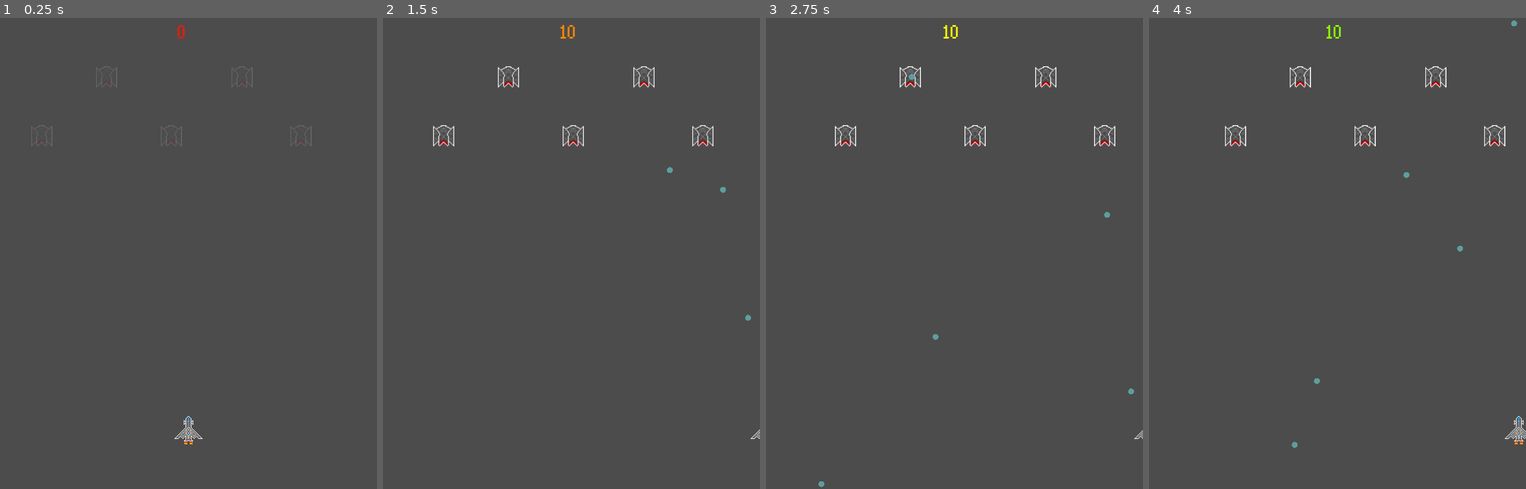
Above: before the commit, frames 1-4 (left to right).
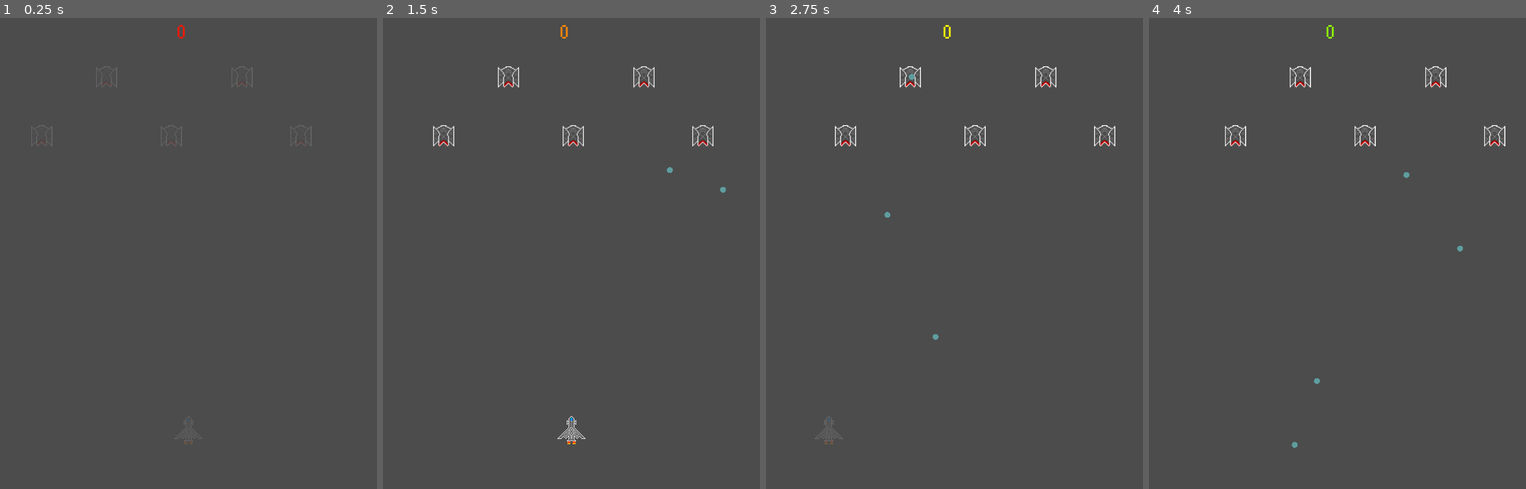
Above: after the commit, the same moments.

Repository: CAABAG/Pixel-Invaders
Game: Godot game, scene res://res/scenes/Main.tscn
The game is run twice, just before and just after one commit, with the same random seed, the same clock (stepped at 60 frames per second) and the same inputs. The project has no main scene, so this scene is started directly.
Inputs (mouse positions are in pixels of both pictures, inside the frame that each line leads up to):
- Up to frame 1 (0.25 s): no input
- Up to frame 2 (1.5 s): move the mouse to (654, 229) at 0.52 s; hold Right (ui_right) 0.53-1.28 s; hold Ctrl 0.53-1.28 s; click (654, 229) at 0.67 s; tap Space at 0.77 s; move the mouse to (496, 277) at 1.27 s; hold Left (ui_left) from 1.28 s (still down); tap Ctrl at 1.35 s
- Up to frame 3 (2.75 s): tap Space at 1.52 s; move the mouse to (992, 149) at 2.02 s; release Left (ui_left) at 2.03 s; hold Right (ui_right) from 2.03 s (still down); hold Ctrl from 2.03 s (still down)
- Up to frame 4 (4 s): move the mouse to (1318, 347) at 2.77 s; release Ctrl at 2.78 s; tap Ctrl at 2.85 s; click (1318, 347) at 2.92 s; tap Space at 3.02, 3.77 s; move the mouse to (1450, 324) at 3.52 s; release Right (ui_right) at 3.53 s; hold Left (ui_left) from 3.53 s (still down); hold Ctrl from 3.53 s (still down)

The runs differ from the first frame. In frame 1, 0.1% of the frame differs, in the area x 46-54%, y 84-91%; in frame 2, 0.2%, in the area x 46-100%, y 1-91%; in frame 3, 0.2%; in frame 4, 0.2%.

Commit message:
Add player fade-in

Diff:
--- a/src/Player.gd
+++ b/src/Player.gd
@@ -5,11 +5,13 @@
 var shot_timestamp = 0
 var half_height
 var is_hit = false
+var is_loading = true
 export (PackedScene) var Bullet
 export var shooting_interval = 600
 
 func _ready():
 	half_height = get_node("Sprite").texture.get_size().y/2
+	modulate.a = 0
 
 func shoot():
 	if OS.get_ticks_msec() - shot_timestamp < shooting_interval:
@@ -74,6 +76,9 @@
 	queue_free()
 
 func _process(delta):
+	if is_loading:
+		loadSprite()
+		return
 	if is_hit:
 		process_hit()
 		return
@@ -81,5 +86,11 @@
 	process_shooting()
 	position.x += movement * delta
 
+func loadSprite():
+	modulate.a += 0.01
+	if modulate.a > 1:
+		modulate.a = 1
+		is_loading = false
+
 func hit():
 	is_hit = true
